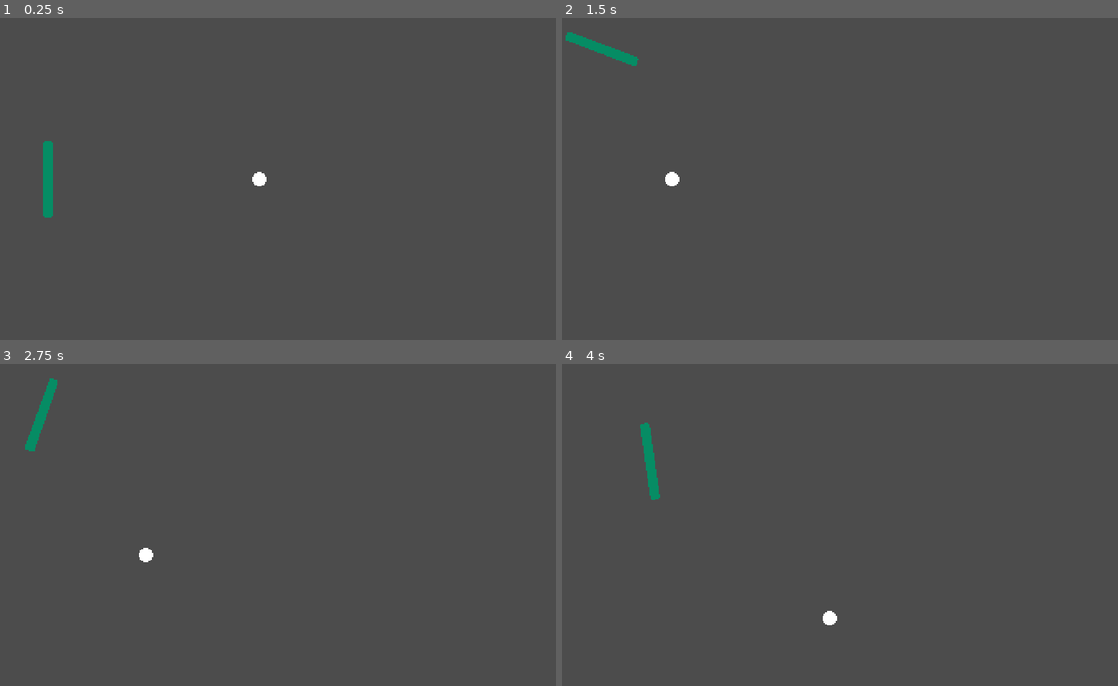
Above: before the commit, frames 1-4 (two rows, left to right).
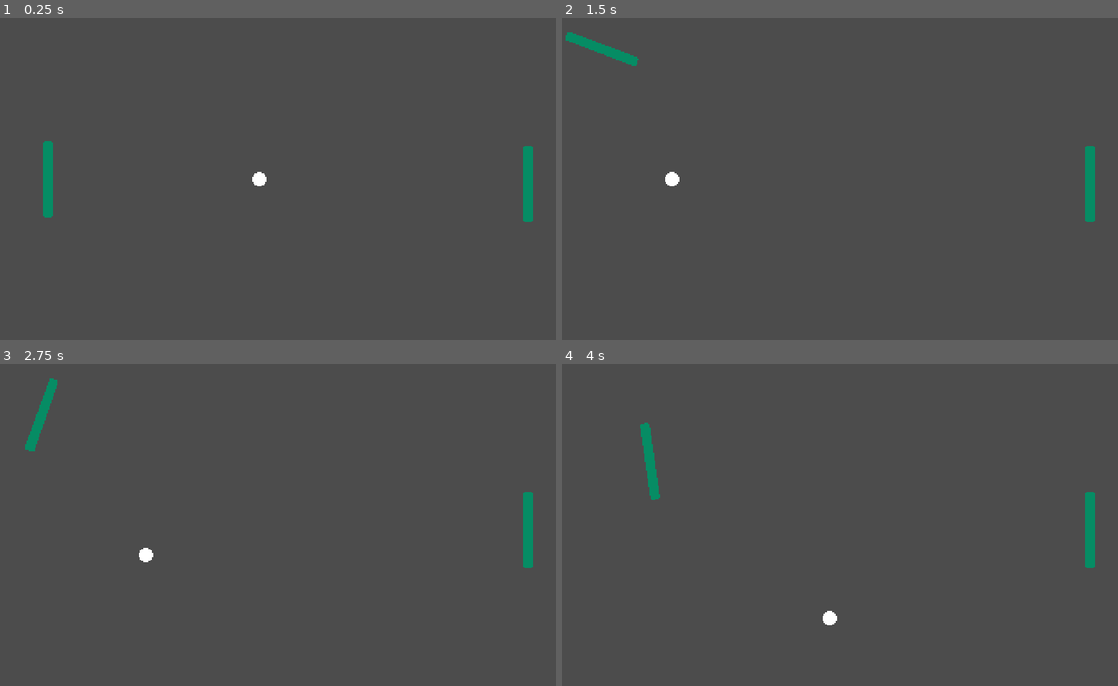
Above: after the commit, the same moments.

Repository: adatechschool/spin-spong
Game: Godot game, scene res://scenes/pong.tscn
Two runs of this game, one before a commit and one after it. Both use one fixed random seed, a clock stepped at 60 frames per second and the inputs below.
Inputs:
- Up to frame 1 (0.25 s): no input
- Up to frame 2 (1.5 s): hold Up (adriel_goes_up, bound only before the commit) 0.53-1.28 s; hold Down (adriel_goes_down, bound only before the commit) from 1.28 s (still down)
- Up to frame 3 (2.75 s): release Down (adriel_goes_down, bound only before the commit) at 2.03 s; hold Up (adriel_goes_up, bound only before the commit) from 2.03 s (still down)
- Up to frame 4 (4 s): release Up (adriel_goes_up, bound only before the commit) at 3.53 s; hold Down (adriel_goes_down, bound only before the commit) from 3.53 s (still down)

The runs differ from the first frame. In frame 1, 0.4% of the frame differs, in the area x 94-96%, y 39-64%; in frame 2, 0.4%; in frame 3, 0.4%; in frame 4, 0.4%.

Commit message:
Export input map in paddle, create new paddle

Diff:
--- a/project.godot
+++ b/project.godot
@@ -54,25 +54,38 @@
 
 [input]
 
-adriel_goes_down={
+pong_restart={
+"deadzone": 0.5,
+"events": [ Object(InputEventKey,"resource_local_to_scene":false,"resource_name":"","device":0,"alt":false,"shift":false,"control":false,"meta":false,"command":false,"pressed":false,"scancode":82,"unicode":0,"echo":false,"script":null)
+, Object(InputEventMouseButton,"resource_local_to_scene":false,"resource_name":"","device":0,"alt":false,"shift":false,"control":false,"meta":false,"command":false,"button_mask":0,"position":Vector2( 0, 0 ),"global_position":Vector2( 0, 0 ),"factor":1.0,"button_index":3,"pressed":false,"doubleclick":false,"script":null)
+, Object(InputEventKey,"resource_local_to_scene":false,"resource_name":"","device":0,"alt":false,"shift":false,"control":false,"meta":false,"command":false,"pressed":false,"scancode":16777217,"unicode":0,"echo":false,"script":null)
+ ]
+}
+adriel_down={
 "deadzone": 0.5,
 "events": [ Object(InputEventKey,"resource_local_to_scene":false,"resource_name":"","device":0,"alt":false,"shift":false,"control":false,"meta":false,"command":false,"pressed":false,"scancode":16777234,"unicode":0,"echo":false,"script":null)
 , Object(InputEventKey,"resource_local_to_scene":false,"resource_name":"","device":0,"alt":false,"shift":false,"control":false,"meta":false,"command":false,"pressed":false,"scancode":16777233,"unicode":0,"echo":false,"script":null)
 , Object(InputEventMouseButton,"resource_local_to_scene":false,"resource_name":"","device":0,"alt":false,"shift":false, …(202 unchanged characters)…
  ]
 }
-adriel_goes_up={
+adriel_up={
 "deadzone": 0.5,
 "events": [ Object(InputEventKey,"resource_local_to_scene":false,"resource_name":"","device":0,"alt":false,"shift":false,"control":false,"meta":false,"command":false,"pressed":false,"scancode":16777232,"unicode":0,"echo":false,"script":null)
 , Object(InputEventKey,"resource_local_to_scene":false,"resource_name":"","device":0,"alt":false,"shift":false,"control":false,"meta":false,"command":false,"pressed":false,"scancode":16777231,"unicode":0,"echo":false,"script":null)
 , Object(InputEventMouseButton,"resource_local_to_scene":false,"resource_name":"","device":0,"alt":false,"shift":false, …(202 unchanged characters)…
  ]
 }
-pong_restart={
+luc_down={
 "deadzone": 0.5,
-"events": [ Object(InputEventKey,"resource_local_to_scene":false,"resource_name":"","device":0,"alt":false,"shift":false,"control":false,"meta":false,"command":false,"pressed":false,"scancode":82,"unicode":0,"echo":false,"script":null)
-, Object(InputEventMouseButton,"resource_local_to_scene":false,"resource_name":"","device":0,"alt":false,"shift":false,"control":false,"meta":false,"command":false,"button_mask":0,"position":Vector2( 0, 0 ),"global_position":Vector2( 0, 0 ),"factor":1.0,"button_index":3,"pressed":false,"doubleclick":false,"script":null)
-, Object(InputEventKey,"resource_local_to_scene":false,"resource_name":"","device":0,"alt":false,"shift":false,"control":false,"meta":false,"command":false,"pressed":false,"scancode":16777217,"unicode":0,"echo":false,"script":null)
+"events": [ Object(InputEventKey,"resource_local_to_scene":false,"resource_name":"","device":0,"alt":false,"shift":false,"control":false,"meta":false,"command":false,"pressed":false,"scancode":83,"unicode":0,"echo":false,"script":null)
+, Object(InputEventKey,"resource_local_to_scene":false,"resource_name":"","device":0,"alt":false,"shift":false,"control":false,"meta":false,"command":false,"pressed":false,"scancode":85,"unicode":0,"echo":false,"script":null)
+ ]
+}
+luc_up={
+"deadzone": 0.5,
+"events": [ Object(InputEventKey,"resource_local_to_scene":false,"resource_name":"","device":0,"alt":false,"shift":false,"control":false,"meta":false,"command":false,"pressed":false,"scancode":90,"unicode":0,"echo":false,"script":null)
+, Object(InputEventKey,"resource_local_to_scene":false,"resource_name":"","device":0,"alt":false,"shift":false,"control":false,"meta":false,"command":false,"pressed":false,"scancode":233,"unicode":0,"echo":false,"script":null)
+, Object(InputEventKey,"resource_local_to_scene":false,"resource_name":"","device":0,"alt":false,"shift":false,"control":false,"meta":false,"command":false,"pressed":false,"scancode":87,"unicode":0,"echo":false,"script":null)
  ]
 }
 
--- a/scenes/paddle.tscn
+++ b/scenes/paddle.tscn
@@ -22,3 +22,6 @@
 margin_right = 4.0
 margin_bottom = 32.0
 texture = ExtResource( 2 )
+__meta__ = {
+"_edit_use_anchors_": false
+}
--- a/scenes/pong.tscn
+++ b/scenes/pong.tscn
@@ -10,8 +10,15 @@
 
 [node name="border" parent="." instance=ExtResource( 2 )]
 
+[node name="luc" parent="." instance=ExtResource( 3 )]
+position = Vector2( 442, 139 )
+up = "luc_up"
+down = "luc_down"
+
 [node name="adriel" parent="." instance=ExtResource( 3 )]
 position = Vector2( 40, 135 )
+up = "adriel_up"
+down = "adriel_down"
 
 [node name="ball" parent="." instance=ExtResource( 4 )]
 position = Vector2( 240, 135 )
--- a/scripts/paddle.gd
+++ b/scripts/paddle.gd
@@ -1,12 +1,15 @@
 extends RigidBody2D
+
+export var up = ""
+export var down = ""
 
 var rotation_speed = 9000
 var speed = 2000
 var input = 0
 
-func _integrate_forces(state):
-	input = int(Input.is_action_pressed("adriel_goes_down")) - \
-			int(Input.is_action_pressed("adriel_goes_up"))
+func _integrate_forces(_state):
+	input = int(Input.is_action_pressed(down)) - int(Input.is_action_pressed(up))
+
 	if input:
 		applied_force = Vector2(0, input * speed)
 		applied_torque = input * rotation_speed
